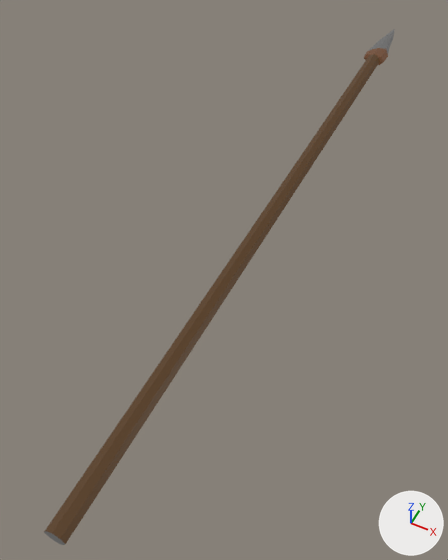
The FBX model Assets/Models/Spear.fbx, before and after one commit.
Both versions are drawn from a 50 mm camera at (2.68, -7.55, 6.79) aimed at (-0.44, -1.32, -1.0). The lights are fixed; the arrows at lower right show +X, +Y and +Z.

The first picture shows 'Spear'.
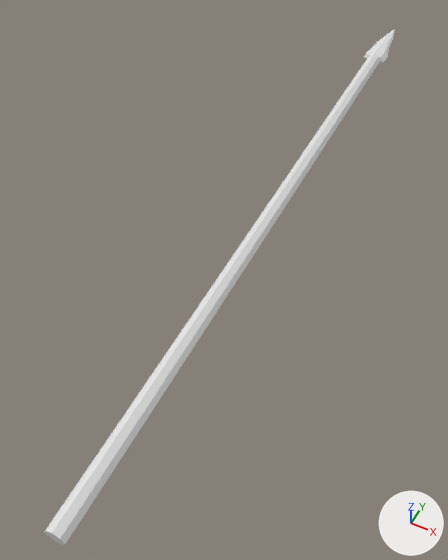
The newer file is also rescaled (x0.1), turned or shifted as a whole; pictures and numbers use the older file's frame.

The change, as a diff of the scene's bpy script:
```diff
--- a/Assets/Models/Spear.fbx.py
+++ b/Assets/Models/Spear.fbx.py
@@ me_cube_001 @@
 me_cube_001.from_pydata(...)  # 74 vertices, 72 faces; spans x -0.24..0.23, y -6.24..6.54, z -0.14..0.14
-me_cube_001.materials.append(mat_spear)
```

Location of each change, (x1, y1, x2, y2) in pixels of the pictures (448 x 560 px):
'Spear', recoloured (brown to white): (44, 29, 395, 545) in both
